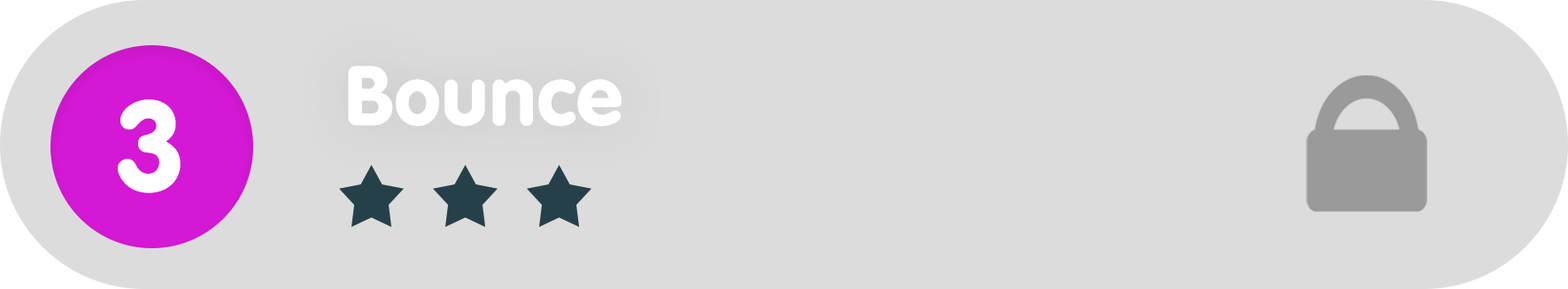
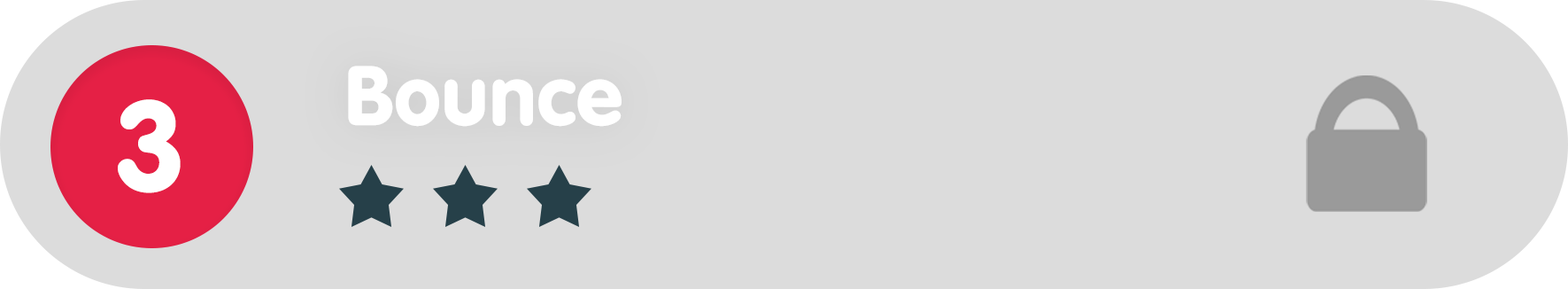
Layers edited between the first and the second 1568 × 289 image:
painted on "Ellipse_green" over box(50, 45, 254, 248)
